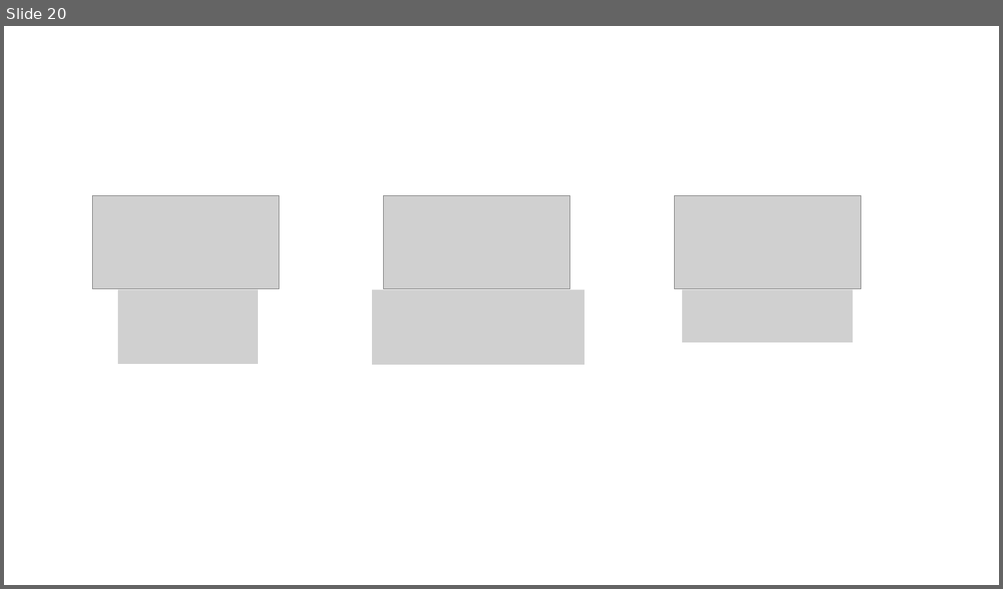
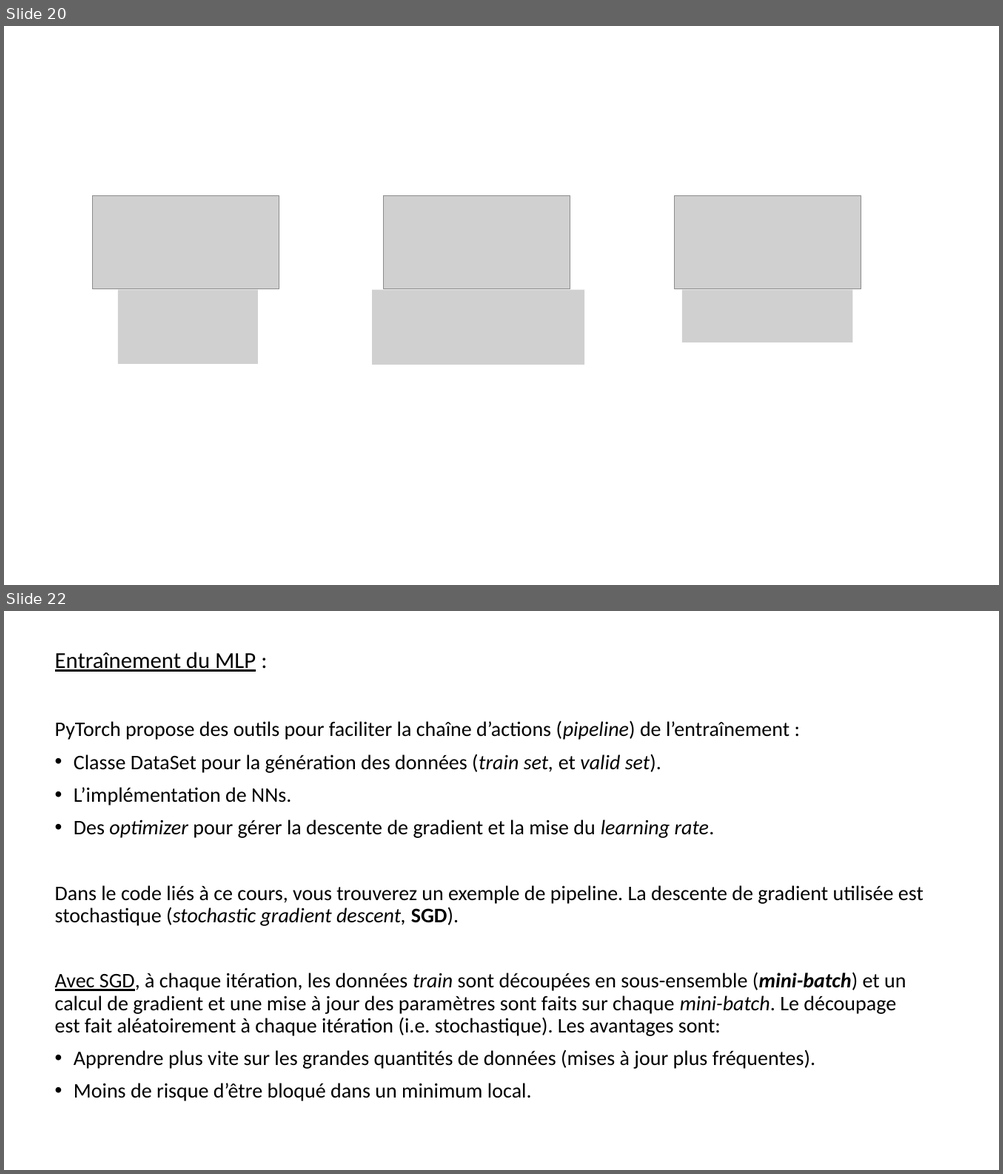
Before and after one commit to jolindien-git/jolindien-git.github.io, a slide deck: Intelligence Artificielle et Analyse de donnees.pptx. Shown one above the other, each under a label of ours: slide 20 before the commit, slides 20 and 22 after it; the slides between them are not shown. The pictures are 1003x589 and 1003x1174 pixels, drawn with LibreOffice and Linux fonts; fonts in the diff are those of the drawing; grey boxes stand for pictures. Boxes give left, top, right and bottom in pixels: in the first picture for what was removed or moved away, otherwise in the second. Text is boxed around its words. In the diff, an @@ line names an element or a change of style, - is before the commit and + after.

Commit message:
update cours

```diff
--- a/Intelligence Artificielle et Analyse de donnees.pptx
+++ b/Intelligence Artificielle et Analyse de donnees.pptx
@@ slide 22 added at bbox=[4, 611, 999, 1170], background #FFFFFF @@
@@ text added at bbox=[55, 652, 923, 1102], 20 pt, text #000000 @@
+Entraînement du MLP :
+PyTorch propose des outils pour faciliter la chaîne d’actions (pipeline) de l’entraînement :
+• Classe DataSet pour la génération des données (train set, et valid set).
+• L’implémentation de NNs.
+• Des optimizer pour gérer la descente de gradient et la mise du learning rate.
+Dans le code liés à ce cours, vous trouverez un exemple de pipeline. La descente de gradient utilisée est stochastique (stochastic gradient descent, SGD).
+Avec SGD, à chaque itération, les données train sont découpées en sous-ensemble (mini-batch) et un calcul de gradient et une mise à jour des paramètres sont faits sur chaque mini-batch. Le découpage est fait aléatoirement à chaque itération (i.e. stochastique). Les avantages sont:
+• Apprendre plus vite sur les grandes quantités de données (mises à jour plus fréquentes).
+• Moins de risque d’être bloqué dans un minimum local.
```
Also in this commit, not shown: 2 other slides added, 1 slide removed, 1 other file.
